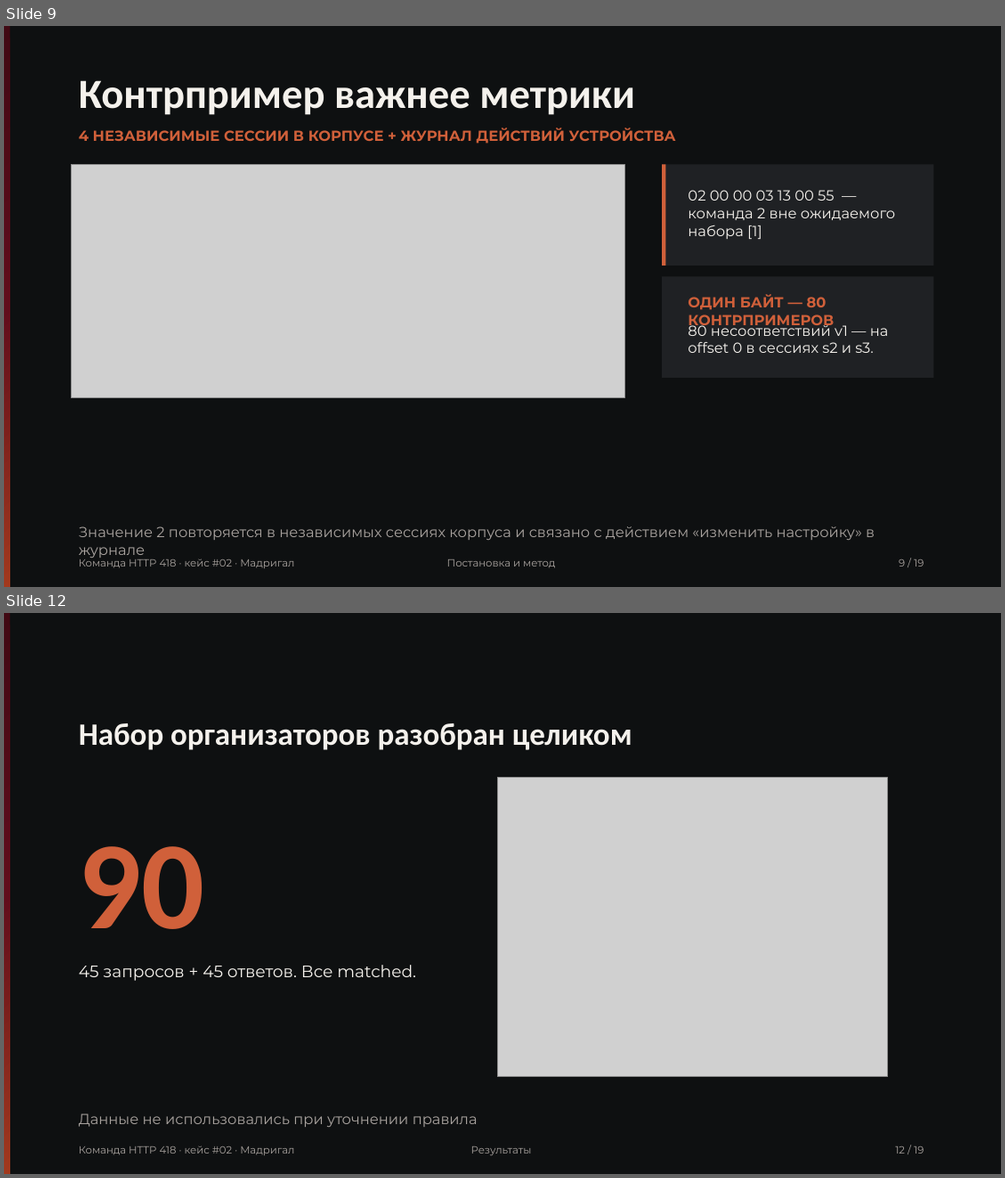
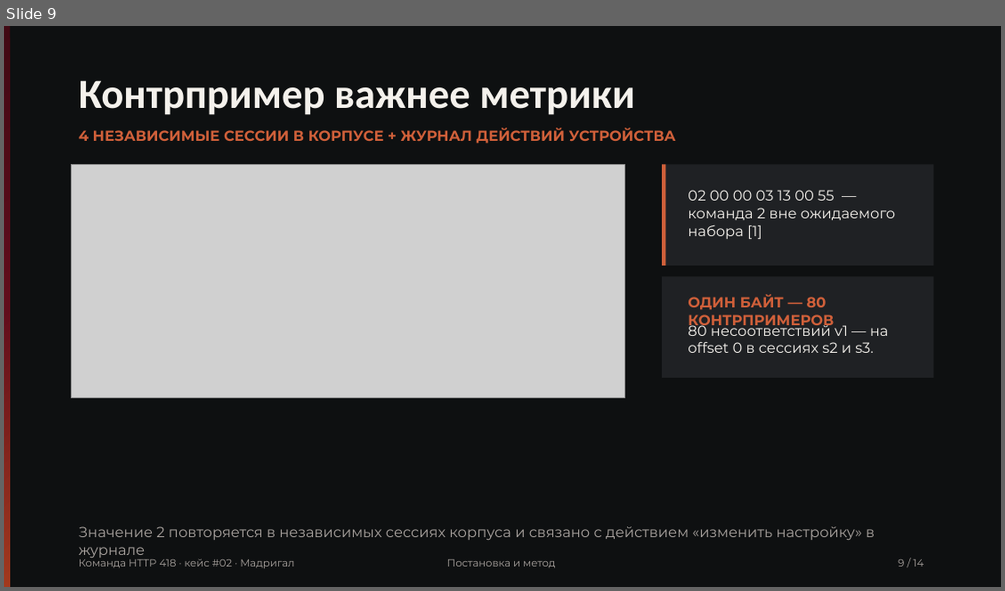
Before and after one commit to Pavel1778/madrigal-protocol-lab, a slide deck: presentation/slides.pptx. Shown one above the other, each under a label of ours: slides 9 and 12 before the commit, slide 9 after it; the slides between them are not shown. The pictures are 1005x1178 and 1005x591 pixels, drawn with LibreOffice and Linux fonts; fonts in the diff are those of the drawing; grey boxes stand for pictures. Boxes give left, top, right and bottom in pixels: in the first picture for what was removed or moved away, otherwise in the second. Text is boxed around its words. In the diff, an @@ line names an element or a change of style, - is before the commit and + after.

```diff
--- a/presentation/slides.pptx
+++ b/presentation/slides.pptx
@@ slide 12 removed at <box>4,613,1001,1174</box>, background #FFFFFF @@
@@ rectangle removed at <box>4,613,1001,1174</box> @@
@@ rectangle removed at <box>4,613,10,1174</box> @@
@@ text removed at <box>79,723,632,750</box> @@
-Набор организаторов разобран целиком
@@ picture removed at <box>498,778,888,1077</box> @@
@@ text removed at <box>79,846,205,929</box> @@
-90
@@ text removed at <box>79,965,416,981</box> @@
-45 запросов + 45 ответов. Все matched.
@@ text removed at <box>79,1113,477,1127</box> @@
-Данные не использовались при уточнении правила
@@ text removed at <box>79,1145,294,1155</box> @@
-Команда HTTP 418 · кейс #02 · Мадригал
@@ text removed at <box>471,1146,532,1156</box> @@
-Результаты
@@ text removed at <box>895,1146,923,1153</box> @@
-12 / 19
@@ slide 9 changed as well @@
@@ text at <box>898,559,923,566</box>: text changed @@
-9 / 19
+9 / 14
```
Also in this commit, not shown: 13 other slides changed, 4 other slides removed, 16 other files.
